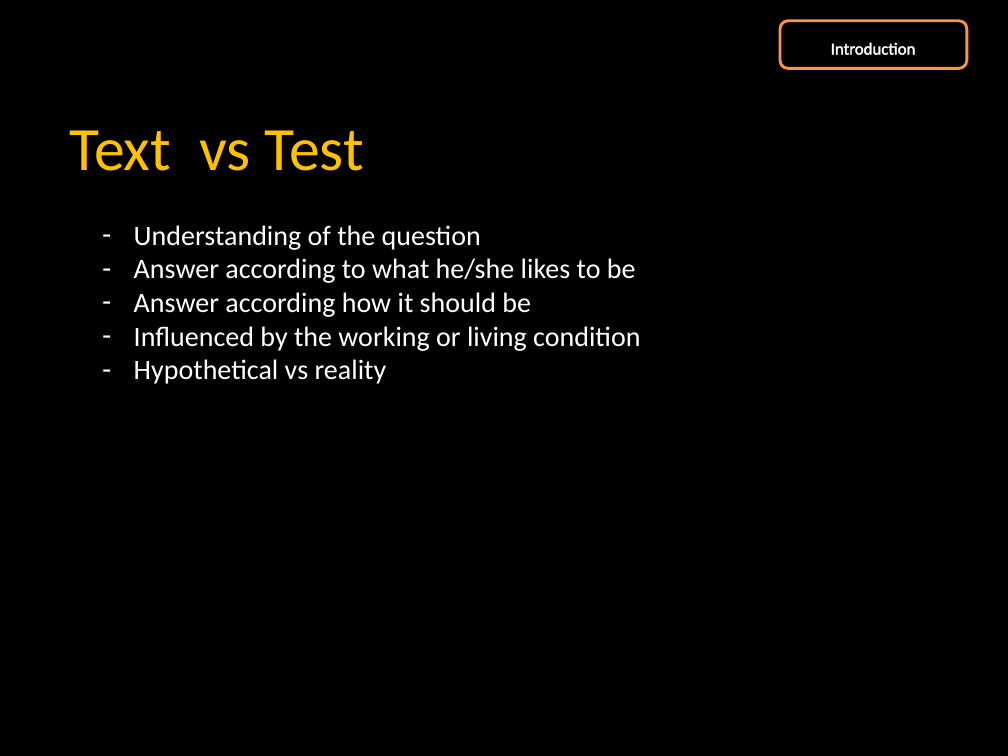
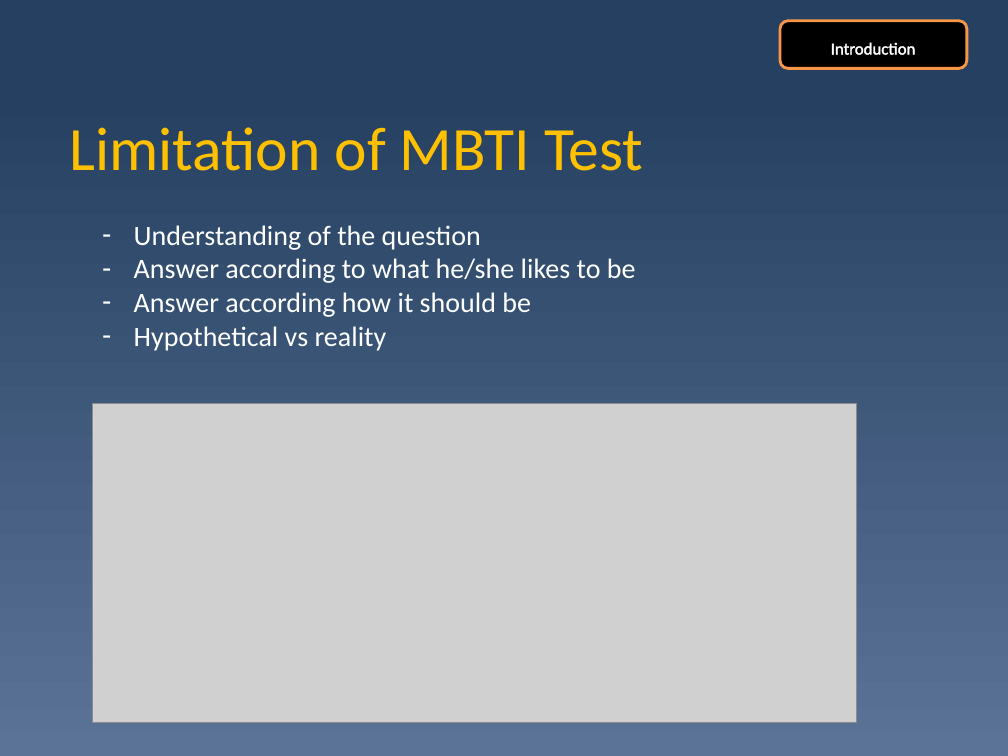
Before and after one commit to WeeYL/capstone, a slide deck: slide 12 of Personality analysis.pptx. Drawn at 1008x756 pixels with LibreOffice and Linux fonts; fonts in the diff are those of the drawing; grey boxes stand for pictures. Boxes give left, top, right and bottom in pixels: in the first picture for what was removed or moved away, otherwise in the second. Text is boxed around its words. In the diff, an @@ line names an element or a change of style, - is before the commit and + after.

```diff
--- a/Personality analysis.pptx
+++ b/Personality analysis.pptx
@@ background #000000 to gradient #254061 to #5B7397 @@
@@ title at <box>70,127,643,171</box>: text changed @@
-Text vs Test
+Limitation of MBTI Test
@@ text at <box>134,326,640,351</box>: paragraph removed @@
-– Influenced by the working or living condition
@@ picture added at <box>92,403,856,722</box> @@
```
Also in this commit, not shown: 29 other slides changed, 2 slides added, 2 slides removed, 2 other files.
